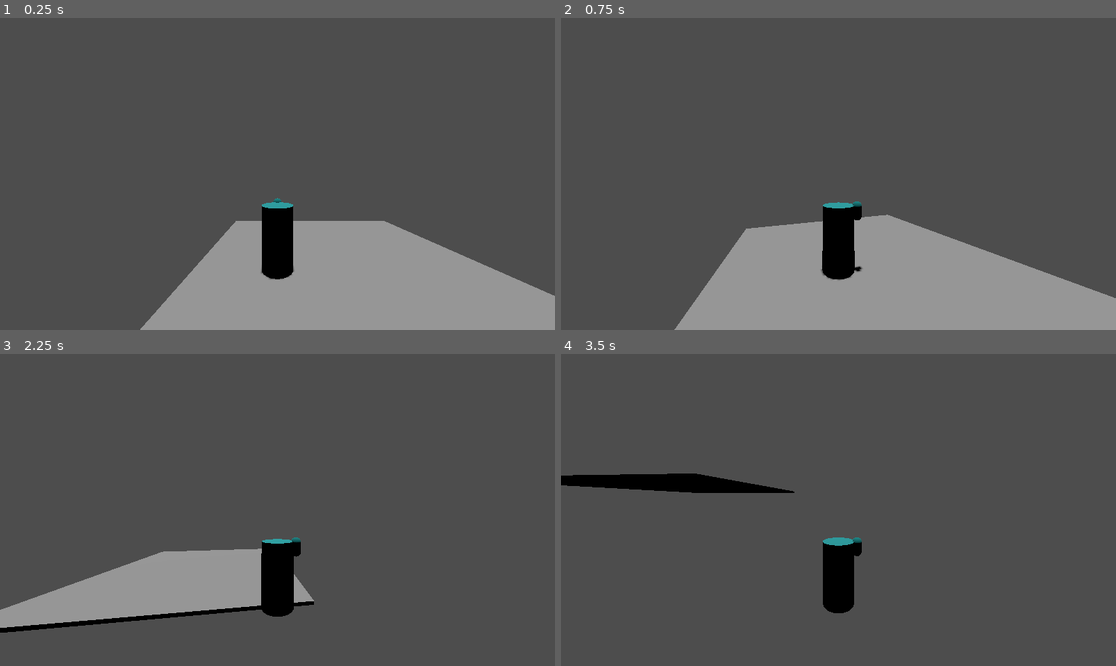
Above: before the commit, frames 1-4 (two rows, left to right).
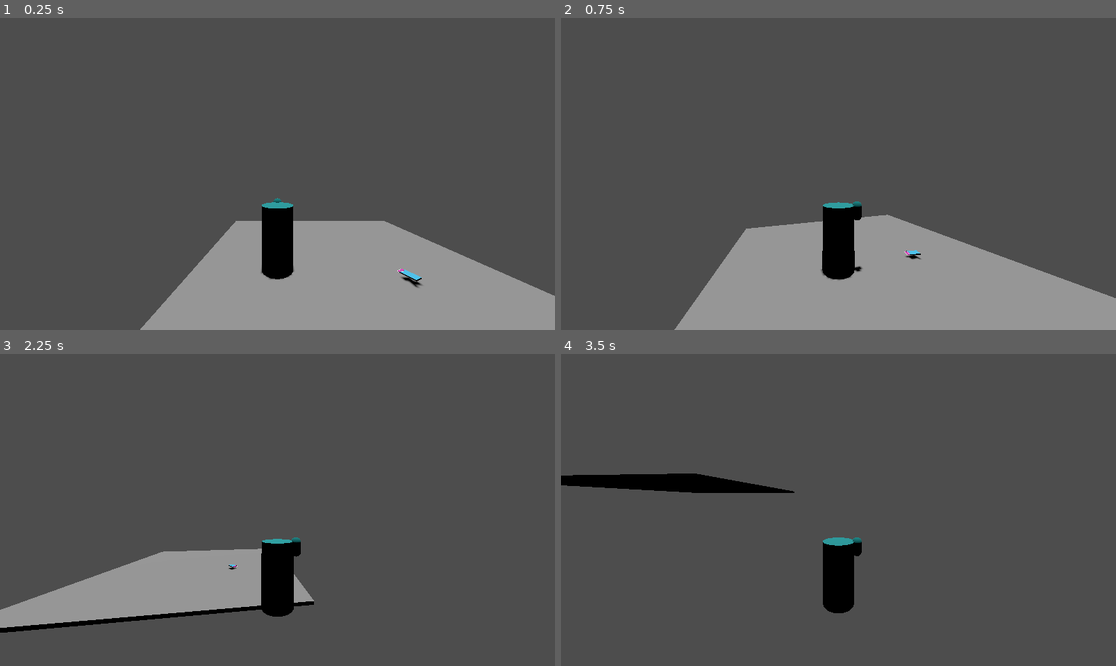
Above: after the commit, the same moments.

Repository: audreyssu/GGJ-2025-BubblegumPlatformer
Game: Godot game, scene res://scenes/world_root.tscn
Two runs of this game, one before a commit and one after it. Both use one fixed random seed, a clock stepped at 60 frames per second and the inputs below.
Inputs (mouse positions are in pixels of both pictures, inside the frame that each line leads up to):
- Up to frame 1 (0.25 s): no input
- Up to frame 2 (0.75 s): move the mouse to (866, 174) at 0.52 s; hold D (p_right) from 0.53 s (still down); click (866, 174) at 0.6 s
- Up to frame 3 (2.25 s): tap Space (p_jump) at 0.77, 1.52 s; move the mouse to (249, 510) at 1.27 s; release D (p_right) at 1.28 s; hold S (p_backward) 1.28-2.03 s; tap W (p_foreward) at 1.35 s; move the mouse to (288, 503) at 2.02 s; hold D (p_right) from 2.03 s (still down); click (288, 503) at 2.1 s
- Up to frame 4 (3.5 s): keep holding D (p_right); move the mouse to (832, 516) at 2.77 s; tap W (p_foreward) at 2.85 s; tap Space (p_jump) at 3.02 s

The runs differ from the first frame. In frame 1, 0.1% of the frame differs, in the area x 71-77%, y 80-87%; in frame 2, less than 0.1%; in frame 3, less than 0.1%; in frame 4, nothing differs.

Commit message:
Added the gum packet

Diff:
--- a/bubblegamejam/project.godot
+++ b/bubblegamejam/project.godot
@@ -18,6 +18,11 @@
 [autoload]
 
 Settings="*res://scripts/settings.gd"
+
+[global_group]
+
+Player=""
+Collectible=""
 
 [input]
 
@@ -82,3 +87,4 @@
 
 3d_physics/layer_1="Player"
 3d_physics/layer_2="World"
+3d_physics/layer_3="Collectibles"
--- /dev/null
+++ b/bubblegamejam/scenes/gum_packet.tscn
@@ -0,0 +1,20 @@
+[gd_scene load_steps=4 format=3 uid="uid://bqoo6e3w2stvg"]
+
+[ext_resource type="PackedScene" uid="uid://cjhypy3emdcix" path="res://assets/bubble gum packet.glb" id="1_78n7s"]
+[ext_resource type="Script" path="res://scripts/gum_packet.gd" id="1_keosn"]
+
+[sub_resource type="BoxShape3D" id="BoxShape3D_gu0tv"]
+size = Vector3(0.261719, 0.0559998, 0.484375)
+
+[node name="gumPacket" type="Area3D" groups=["Collectible"]]
+collision_layer = 4
+script = ExtResource("1_keosn")
+
+[node name="bubble gum packet" parent="." instance=ExtResource("1_78n7s")]
+transform = Transform3D(0.05, 0, 0, 0, 0.05, 0, 0, 0, 0.05, -0.0561473, 0, 0.16984)
+
+[node name="hitbox" type="CollisionShape3D" parent="."]
+transform = Transform3D(1, 0, 0, 0, 1, 0, 0, 0, 1, 0.00439453, 0.00444031, -0.0175781)
+shape = SubResource("BoxShape3D_gu0tv")
+
+[connection signal="body_entered" from="." to="." method="_on_body_entered"]
--- a/bubblegamejam/scenes/player.tscn
+++ b/bubblegamejam/scenes/player.tscn
@@ -14,9 +14,9 @@
 
 [sub_resource type="CylinderShape3D" id="CylinderShape3D_udgd5"]
 
-[node name="player" type="CharacterBody3D"]
+[node name="player" type="CharacterBody3D" groups=["Player"]]
 transform = Transform3D(1, 0, 0, 0, 1, 0, 0, 0, 1, 0, 1, 0)
-collision_mask = 2
+collision_mask = 6
 script = ExtResource("1_3j32x")
 
 [node name="charMesh" type="MeshInstance3D" parent="."]
--- a/bubblegamejam/scenes/world_root.tscn
+++ b/bubblegamejam/scenes/world_root.tscn
@@ -1,7 +1,8 @@
-[gd_scene load_steps=3 format=3 uid="uid://diyvfs7cnl02p"]
+[gd_scene load_steps=4 format=3 uid="uid://diyvfs7cnl02p"]
 
 [ext_resource type="PackedScene" uid="uid://cox7oo3r722t3" path="res://scenes/test_floor.tscn" id="1_cfjnq"]
 [ext_resource type="PackedScene" uid="uid://cv3ijnrb4x4bh" path="res://scenes/player.tscn" id="2_i2nx8"]
+[ext_resource type="PackedScene" uid="uid://bqoo6e3w2stvg" path="res://scenes/gum_packet.tscn" id="3_jys0l"]
 
 [node name="worldRoot" type="Node3D"]
 
@@ -14,3 +15,6 @@
 [node name="DirectionalLight3D" type="DirectionalLight3D" parent="."]
 transform = Transform3D(1, 0, 0, 0, -4.37114e-08, 1, 0, -1, -4.37114e-08, 0, 12.4737, 0.0953839)
 shadow_enabled = true
+
+[node name="gumPacket" parent="." instance=ExtResource("3_jys0l")]
+transform = Transform3D(1, 0, 0, 0, 1, 0, 0, 0, 1, 1.62942, 0.205854, 0.792045)
--- /dev/null
+++ b/bubblegamejam/scripts/gum_packet.gd
@@ -0,0 +1,21 @@
+extends Area3D
+
+
+# Called when the node enters the scene tree for the first time.
+func _ready() -> void:
+	pass # Replace with function body.
+
+
+# Called every frame. 'delta' is the elapsed time since the previous frame.
+func _process(delta: float) -> void:
+	pass
+
+func _physics_process(delta: float) -> void:
+	rotate_y(deg_to_rad(1 * delta * 100))
+
+#Handles collision events
+func _on_body_entered(body: Node3D) -> void:
+	if body.is_in_group("Player"):
+		if body.get_node(body.get_path()).collectGum() == true:
+			queue_free()
+		pass
--- a/bubblegamejam/scripts/player.gd
+++ b/bubblegamejam/scripts/player.gd
@@ -10,6 +10,7 @@
 var jumpSound = preload("res://assets/sounds/Bounce!.mp3")
 
 signal numBubblesChanged(value)
+signal playerNeeded(player)
 
 func _init() -> void:
 	Input.set_mouse_mode(Input.MOUSE_MODE_CAPTURED)
@@ -80,3 +81,10 @@
 		velocity.z = move_toward(velocity.z, 0, moveSpeed)
 
 	move_and_slide()
+
+func collectGum():
+	if !(numBubbles + 1 > MAX_BUBBLES):
+		numBubbles += 1
+		numBubblesChanged.emit(numBubbles)
+		return true
+	return false
Binary file added: bubblegamejam/assets/bubble gum packet.glb
Not shown, added: bubblegamejam/assets/bubble gum packet.glb.import
Binary file added: bubblegamejam/assets/bubble gum.glb
Not shown, added: bubblegamejam/assets/bubble gum.glb.import
